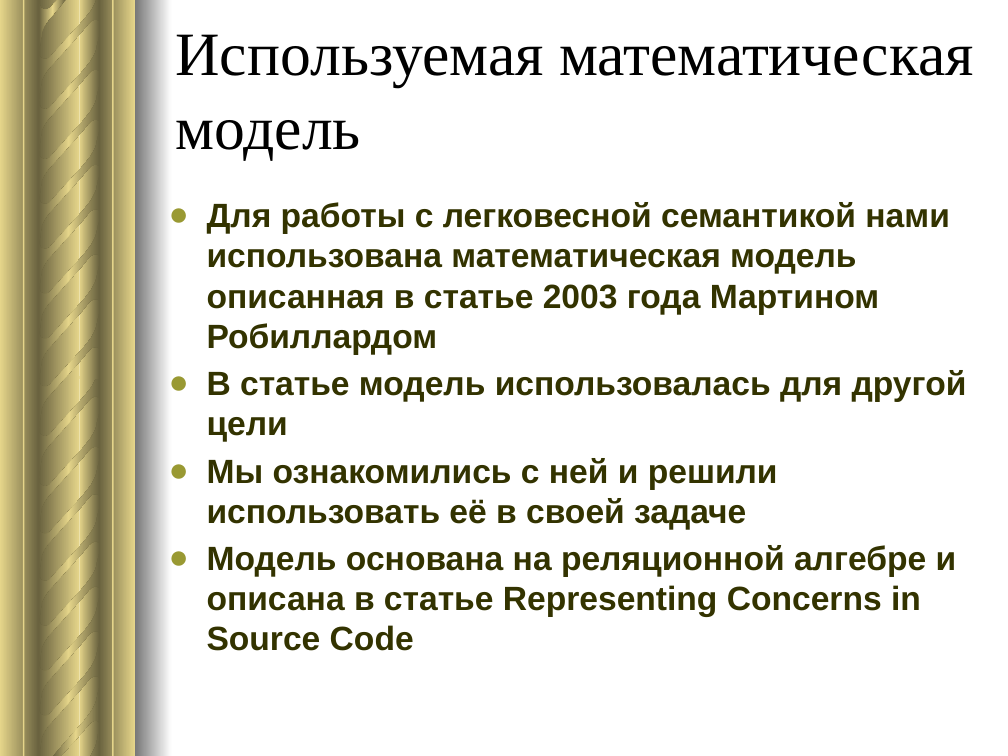
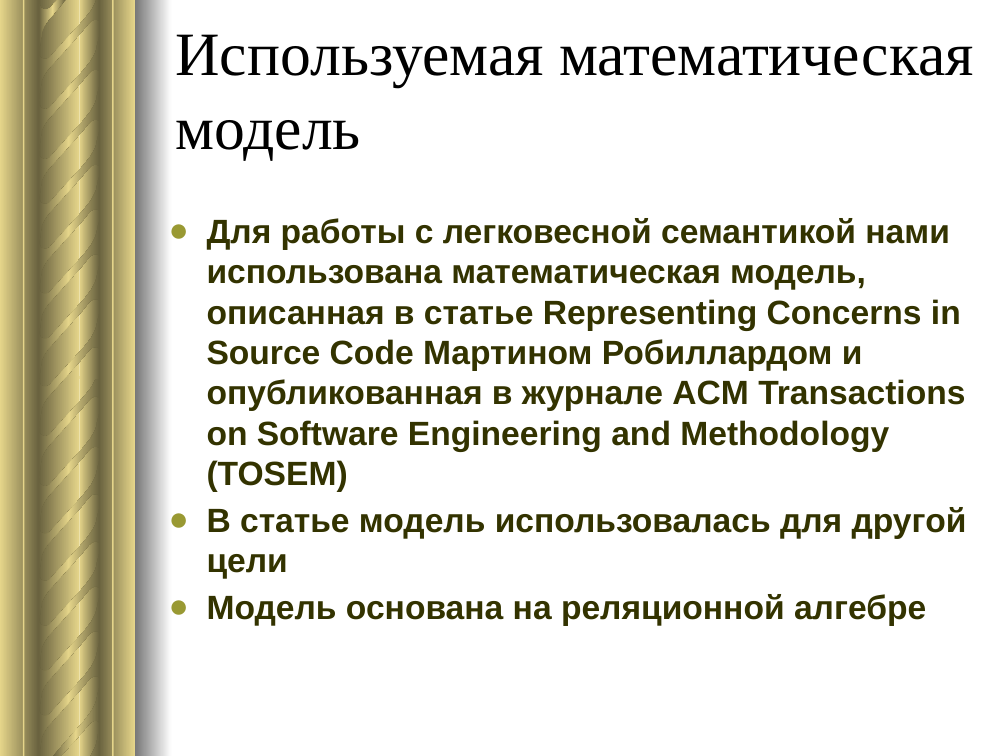
Before and after one commit to voloshinbogdan/LightSemantic, a slide deck: slide 7 of Presentation/НАКОПЛЕНИЕ ЛЕГКОВЕСНОЙ СЕМАНТИЧЕСКОЙ ИНФОРМАЦИИ ПО СИНТАКСИЧЕСКОМУ ДЕРЕВУ.pptx. Drawn at 1008x756 pixels with LibreOffice and Linux fonts; fonts in the diff are those of the drawing. Boxes give left, top, right and bottom in pixels: in the first picture for what was removed or moved away, otherwise in the second. Text is boxed around its words. In the diff, an @@ line names an element or a change of style, - is before the commit and + after.

```diff
--- a/Presentation/НАКОПЛЕНИЕ ЛЕГКОВЕСНОЙ СЕМАНТИЧЕСКОЙ ИНФОРМАЦИИ ПО СИНТАКСИЧЕСКОМУ ДЕРЕВУ.pptx
+++ b/Presentation/НАКОПЛЕНИЕ ЛЕГКОВЕСНОЙ СЕМАНТИЧЕСКОЙ ИНФОРМАЦИИ ПО СИНТАКСИЧЕСКОМУ ДЕРЕВУ.pptx
@@ text "Для работы с легковесной семантикой ...": place and size @@
-text "Для работы с легковесной семантикой ..." at [207, 202, 967, 651]
+text "Для работы с легковесной семантикой ..." at [207, 218, 967, 626]
@@ text at [207, 218, 965, 492]: text changed @@
-● Для работы с легковесной семантикой нами использована математическая модель описанная в статье 2003 года Мартином Робиллардом
+● Для работы с легковесной семантикой нами использована математическая модель, описанная в статье Representing Concerns in Source Code Мартином Робиллардом и опубликованная в журнале ACM Transactions on Software Engineering and Methodology (TOSEM)
@@ text at [207, 594, 926, 626]: text changed @@
-● Мы ознакомились с ней и решили использовать её в своей задаче
-● Модель основана на реляционной алгебре и описана в статье Representing Concerns in Source Code
+● Модель основана на реляционной алгебре
```
Also in this commit, not shown: 4 other slides changed, 3 slides added, 2 other files.
